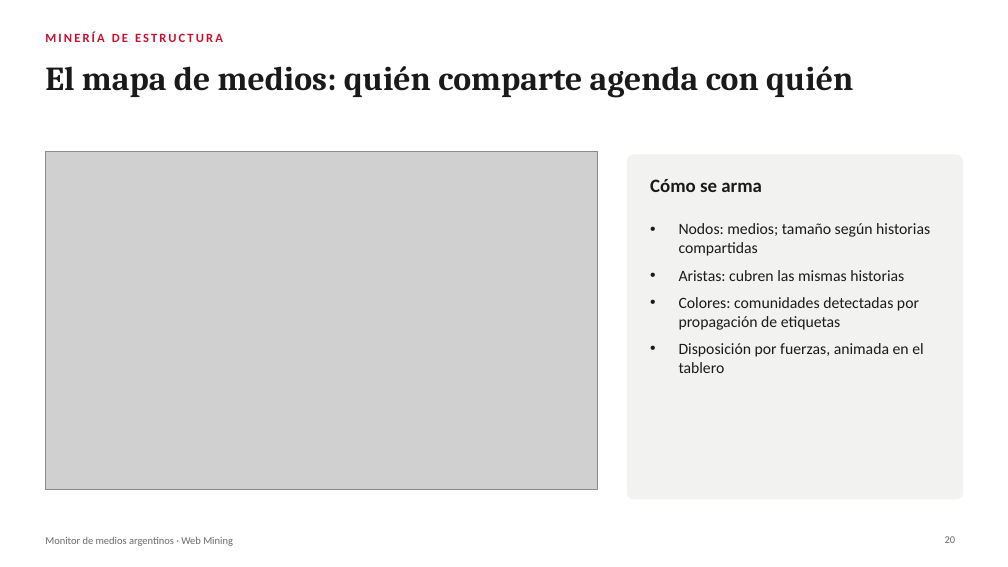
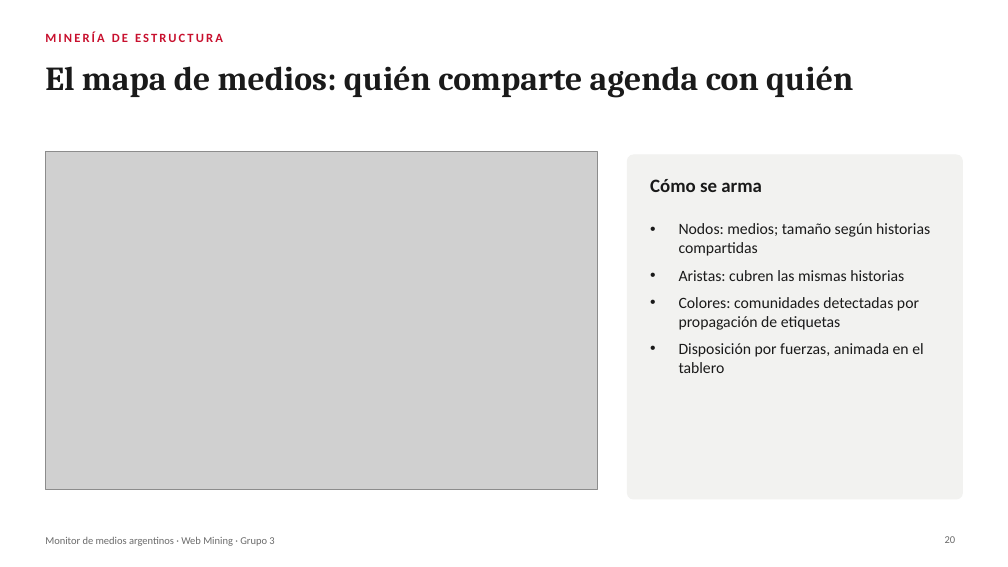
Before and after one commit to miguegarrone-blip/Web-Mining, a slide deck: slide 20 of docs/presentacion-tp.pptx. Drawn at 1008x567 pixels with LibreOffice and Linux fonts; fonts in the diff are those of the drawing; grey boxes stand for pictures. Boxes give left, top, right and bottom in pixels: in the first picture for what was removed or moved away, otherwise in the second. Text is boxed around its words. In the diff, an @@ line names an element or a change of style, - is before the commit and + after.

```diff
--- a/docs/presentacion-tp.pptx
+++ b/docs/presentacion-tp.pptx
@@ text at (x1=45, y1=537, x2=274, y2=546): text changed @@
-Monitor de medios argentinos · Web Mining
+Monitor de medios argentinos · Web Mining · Grupo 3
```
Also in this commit, not shown: 24 other slides changed, 7 other files.
